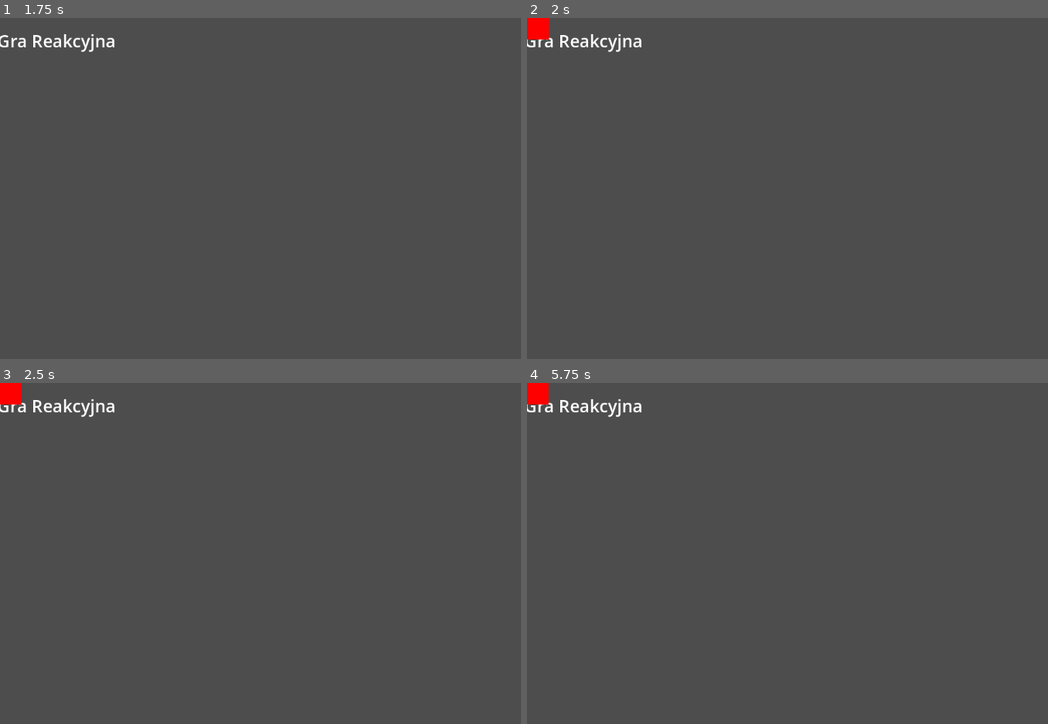
Above: before the commit, frames 1-4 (two rows, left to right).
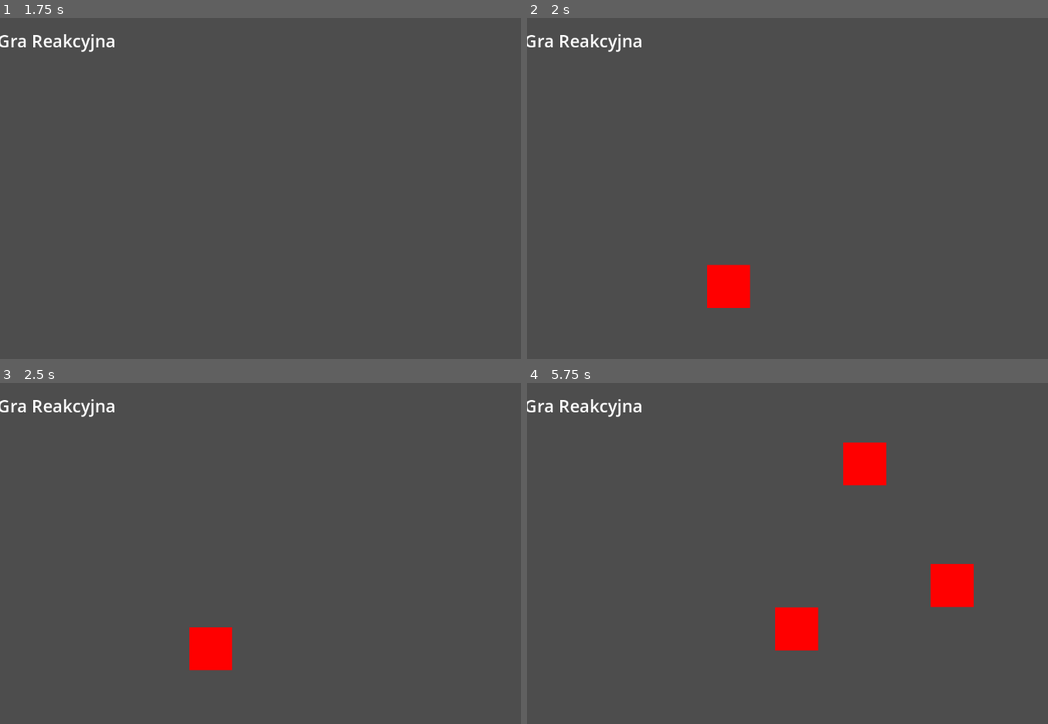
Above: after the commit, the same moments.

Repository: XMefilesX/Rehagame
Game: Godot game, scene res://main.tscn
The game is run twice, just before and just after one commit, with the same random seed, the same clock (stepped at 60 frames per second) and the same inputs.
Inputs (mouse positions are in pixels of both pictures, inside the frame that each line leads up to):
- Up to frame 1 (1.75 s): click "▶ Start" at 0.5 s; click "🟢 EASY - Łatwy (timeout 1.0s)" at 1.25 s
- Up to frame 2 (2 s): no input
- Up to frame 3 (2.5 s): tap Enter (ui_accept) at 2, 2.27 s; move the mouse to (442, 539) at 2.02 s; tap Keypad Enter at 2.1 s; click (442, 539) at 2.17 s
- Up to frame 4 (5.75 s): tap Enter (ui_accept) at 2.75, 3.02, 4.52, 5.27 s; move the mouse to (714, 573) at 2.77 s; tap Shift at 2.85 s; click (714, 573) at 2.92 s; move the mouse to (896, 481) at 3.52 s; hold Ctrl 3.53-4.28 s; click (896, 481) at 3.67 s; move the mouse to (527, 383) at 4.27 s; tap Keypad Enter at 4.35 s; click (527, 383) at 4.42 s; move the mouse to (1021, 608) at 5.02 s; hold Shift from 5.03 s (still down); click (1021, 608) at 5.17 s

Frame 1 is identical in both runs. In frame 2, 1.3% of the frame differs, in the area x 0-43%, y 0-86%; in frame 3, 1.3%; in frame 4, 3.4%, in the area x 0-86%, y 0-79%.

Commit message:
Naprawiono główne błędy: 1) Target teraz pojawia się w losowym miejscu + set_main (rejestruje trafienia). 2) Po trafieniu targeta wywołujemy _check_and_advance_section() (wcześniej sekcje z targetem się nie kończyły). 3) Dzięki temu działają wszystkie aktywności, wyniki się pokazują i można wygrać.

Diff:
--- a/main.gd
+++ b/main.gd
@@ -195,6 +195,12 @@
 	match act_type:
 		ActivityType.TARGET:
 			var target = target_scene.instantiate()
+			# NAPRAW A: losowa pozycja + set_main (wcześniej target pojawiał się tylko w lewym górnym rogu i nie rejestrował trafień)
+			target.position = Vector2(
+				randf_range(SPAWN_MIN_X, SPAWN_MAX_X),
+				randf_range(SPAWN_MIN_Y, SPAWN_MAX_Y)
+			)
+			target.set_main(self)
 			add_child(target)
 			is_activity_active = true
 			get_tree().create_timer(1.5).timeout.connect(func(): is_activity_active = false)
@@ -236,6 +242,8 @@
 	score += POINTS_PER_HIT
 	if reaction_time < FAST_REACTION_THRESHOLD:
 		score += POINTS_BONUS_FAST
+	# NAPRAW A: po trafieniu targeta sprawdzamy czy można przejść do następnej sekcji (target nie emituje activity_completed)
+	_check_and_advance_section()
 
 # ===========================================================
 # KONIEC SESJI
